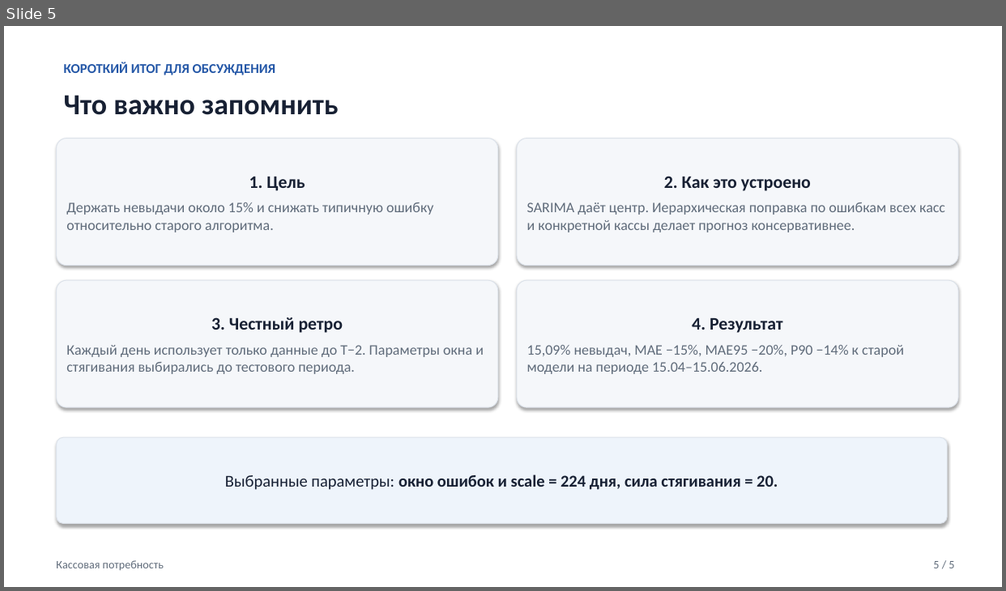
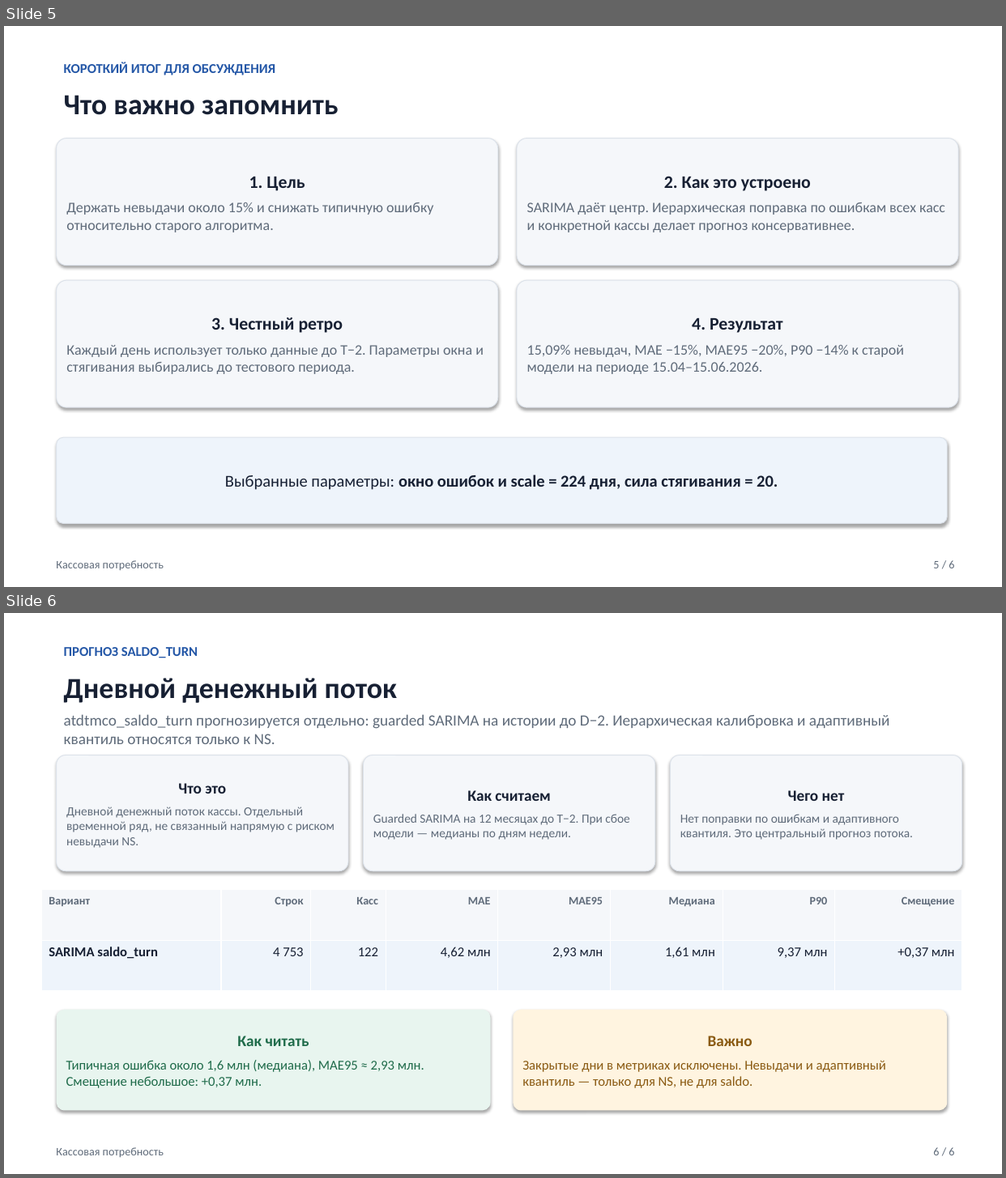
Before and after one commit to maelizarova/AlgorithmsOfAnalysis, a slide deck: time_period/cashdesk_final_algorithm_presentation.pptx. Shown one above the other, each under a label of ours: slide 5 before the commit, slides 5 and 6 after it. The pictures are 1006x591 and 1006x1178 pixels, drawn with LibreOffice and Linux fonts; fonts in the diff are those of the drawing. Boxes give left, top, right and bottom in pixels: in the first picture for what was removed or moved away, otherwise in the second. Text is boxed around its words. In the diff, an @@ line names an element or a change of style, - is before the commit and + after.

```diff
--- a/time_period/cashdesk_final_algorithm_presentation.pptx
+++ b/time_period/cashdesk_final_algorithm_presentation.pptx
@@ slide 6 added at [4,613,1002,1174], background #FFFFFF @@
@@ text added at [64,647,198,658], 13 pt, text #2457A7, bold @@
+ПРОГНОЗ SALDO_TURN
@@ text added at [64,678,397,703], 28 pt, text #172033, bold @@
+Дневной денежный поток
@@ text added at [64,714,890,744], 15 pt, text #5F6B7A @@
+atdtmco_saldo_turn прогнозируется отдельно: guarded SARIMA на истории до D−2. Иерархическая калибровка и адаптивный квантиль относятся только к NS.
@@ rounded rectangle added at [57,756,348,871], fill #F5F7FA, outline #DCE2EA 0.75 pt, 12 pt, text #5F6B7A @@
+Что это
+Дневной денежный поток кассы. Отдельный временной ряд, не связанный напрямую с риском невыдачи NS.
@@ rounded rectangle added at [364,756,655,871], fill #F5F7FA, outline #DCE2EA 0.75 pt, 12 pt, text #5F6B7A @@
+Как считаем
+Guarded SARIMA на 12 месяцах до T−2. При сбое модели — медианы по дням недели.
@@ rounded rectangle added at [671,756,962,871], fill #F5F7FA, outline #DCE2EA 0.75 pt, 12 pt, text #5F6B7A @@
+Чего нет
+Нет поправки по ошибкам и адаптивного квантиля. Это центральный прогноз потока.
@@ table added at [41,890,962,991], 2 rows, 8 columns @@
+Вариант | Строк | Касс | MAE | MAE95 | Медиана | P90 | Смещение
+SARIMA saldo_turn | 4 753 | 122 | 4,62 млн | 2,93 млн | 1,61 млн | 9,37 млн | +0,37 млн
@@ rounded rectangle added at [57,1010,491,1111], fill #E8F5EF, 13 pt, text #1F6B4A @@
+Как читать
+Типичная ошибка около 1,6 млн (медиана), MAE95 ≈ 2,93 млн. Смещение небольшое: +0,37 млн.
@@ rounded rectangle added at [513,1010,948,1111], fill #FFF4E0, 13 pt, text #8A5A12 @@
+Важно
+Закрытые дни в метриках исключены. Невыдачи и адаптивный квантиль — только для NS, не для saldo.
@@ text added at [56,1148,164,1157], 11 pt, text #5F6B7A @@
+Кассовая потребность
@@ text added at [933,1148,954,1156], 11 pt, text #5F6B7A @@
+6 / 6
```
Also in this commit, not shown: 4 other slides changed.
